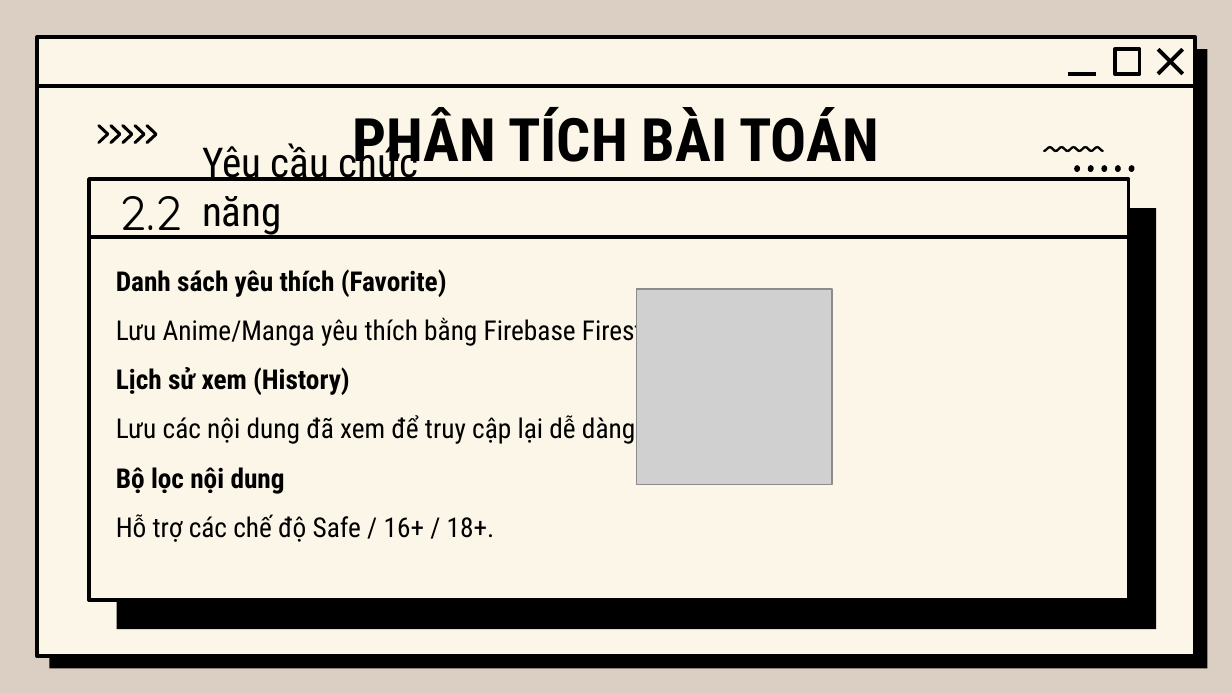
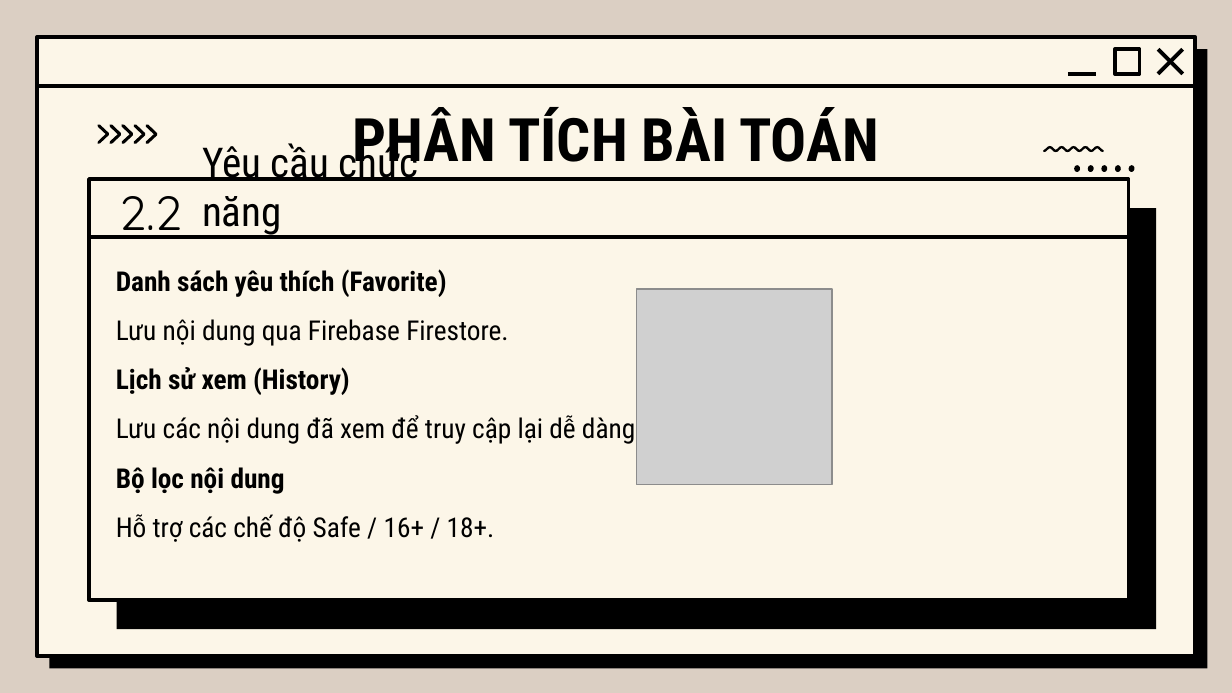
Before and after one commit to Manhwa-Academy/trailer, a slide deck: slide 13 of baocao/báo cáo.pptx. Drawn at 1232x693 pixels with LibreOffice and Linux fonts; fonts in the diff are those of the drawing; grey boxes stand for pictures; background and template pictures are left out. Boxes give left, top, right and bottom in pixels: in the first picture for what was removed or moved away, otherwise in the second. Text is boxed around its words. In the diff, an @@ line names an element or a change of style, - is before the commit and + after.

```diff
--- a/baocao/báo cáo.pptx
+++ b/baocao/báo cáo.pptx
@@ text at (x1=116, y1=319, x2=508, y2=346): text changed @@
-Lưu Anime/Manga yêu thích bằng Firebase Firestore.
+Lưu nội dung qua Firebase Firestore.
```
Also in this commit, not shown: 14 other slides changed.
